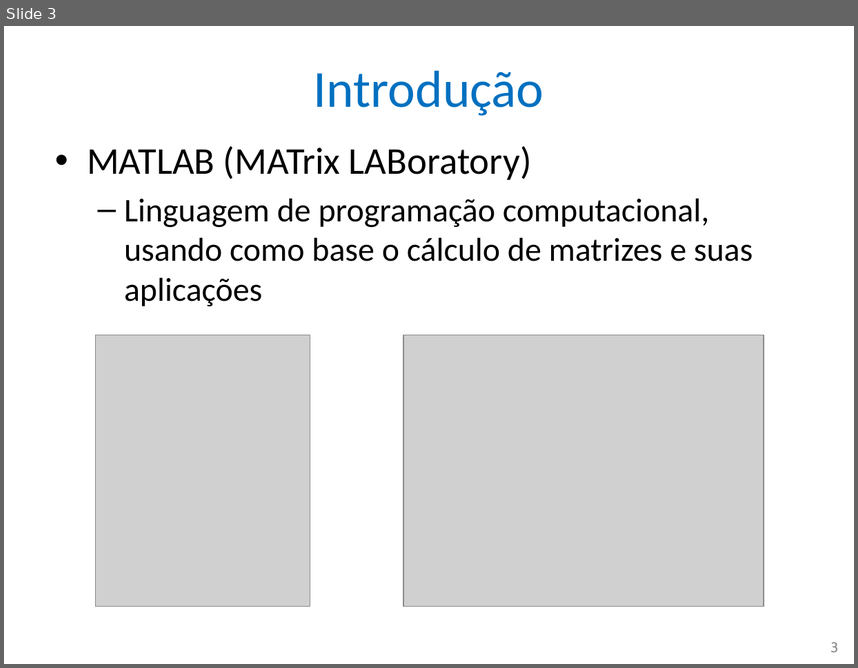
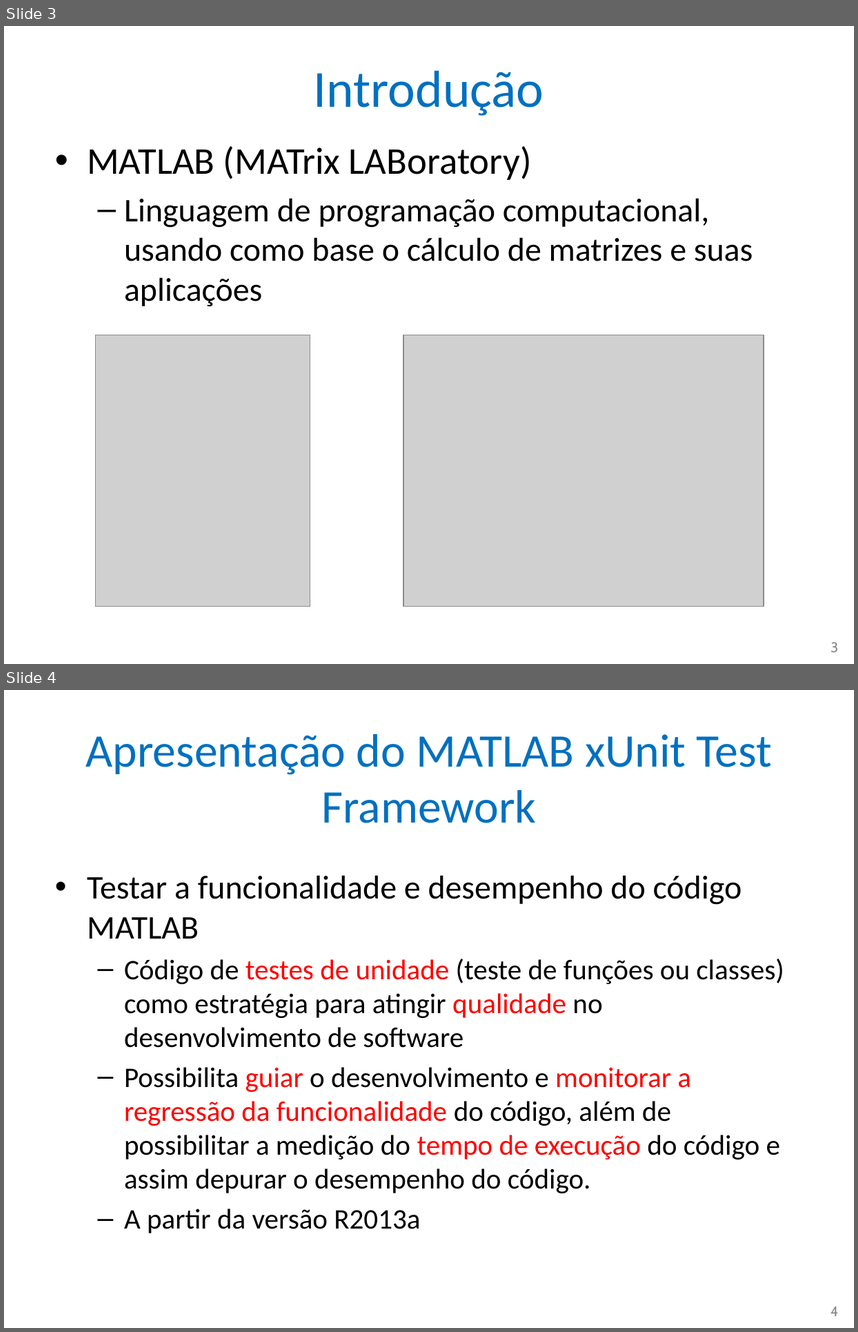
Before and after one commit to nascimentolwtn/INPE-CAP-385_DesenvolvimentoFrameworks, a slide deck: CAP385-00-Presentations/01-MATLAB xUnit Test Framework.pptx. Shown one above the other, each under a label of ours: slide 3 before the commit, slides 3 and 4 after it. The pictures are 858x668 and 858x1332 pixels, drawn with LibreOffice and Linux fonts; fonts in the diff are those of the drawing; grey boxes stand for pictures. Boxes give left, top, right and bottom in pixels: in the first picture for what was removed or moved away, otherwise in the second. Text is boxed around its words. In the diff, an @@ line names an element or a change of style, - is before the commit and + after.

```diff
--- a/CAP385-00-Presentations/01-MATLAB xUnit Test Framework.pptx
+++ b/CAP385-00-Presentations/01-MATLAB xUnit Test Framework.pptx
@@ slide 4 added at [4,690,854,1328], background #FFFFFF @@
@@ title added at [86,734,772,823], 39.6 pt, text #0070C0 @@
+Apresentação do MATLAB xUnit Test Framework
@@ text added at [87,875,784,1233], 24 pt, text #000000 @@
+• Testar a funcionalidade e desempenho do código MATLAB
+  – Código de testes de unidade (teste de funções ou classes) como estratégia para atingir qualidade no desenvolvimento de software
+  – Possibilita guiar o desenvolvimento e monitorar a regressão da funcionalidade do código, além de possibilitar a medição do tempo de execução do código e assim depurar o desempenho do código.
+  – A partir da versão R2013a
@@ page number added at [831,1305,838,1316], 12 pt, text #8C8C8C @@
+4
```
Also in this commit, not shown: 5 other slides added, 3 slides removed.
